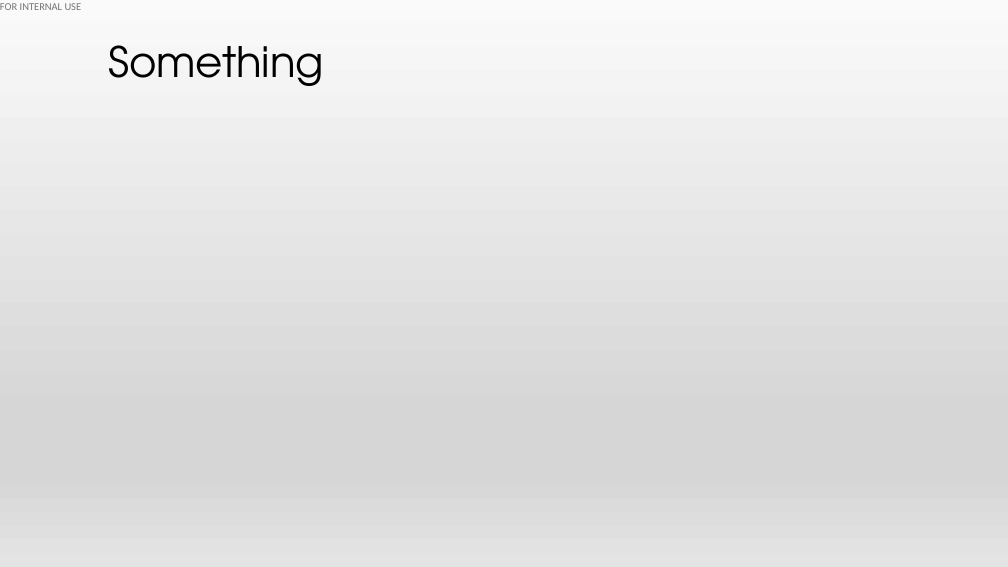
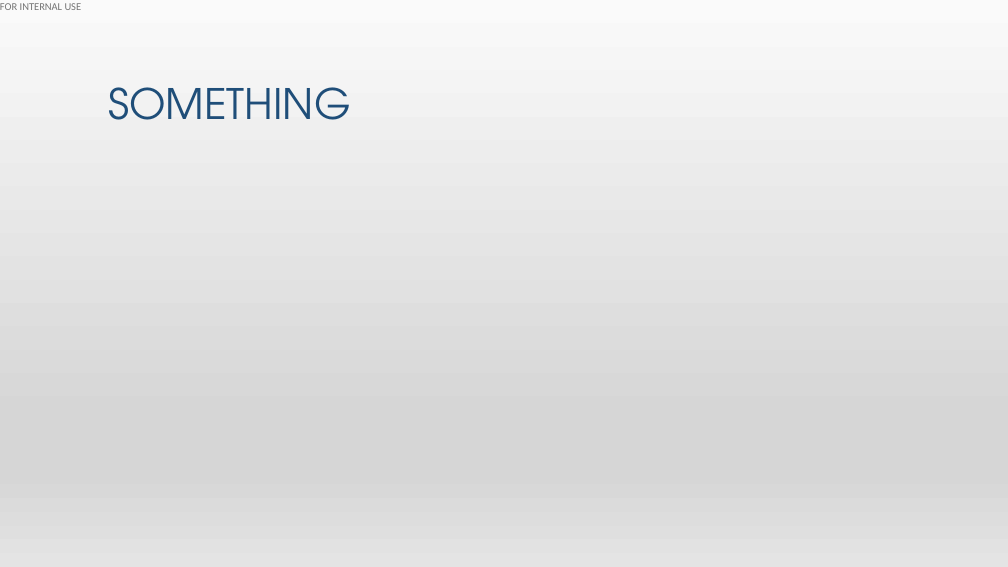
Before and after one commit to hibaa-a/MachineLearning_GlassdoorReviews, a slide deck: slide 6 of glassdoor_presentation.pptx (slide 5 before the commit). Drawn at 1008x567 pixels with LibreOffice and Linux fonts; fonts in the diff are those of the drawing. Boxes give left, top, right and bottom in pixels: in the first picture for what was removed or moved away, otherwise in the second. Text is boxed around its words. In the diff, an @@ line names an element or a change of style, - is before the commit and + after.

```diff
--- a/glassdoor_presentation.pptx
+++ b/glassdoor_presentation.pptx
@@ title at [108,87,350,120]: text changed; text colour #000000 to #1F4E79 @@
-Something
+SOMETHING
```
Also in this commit, not shown: 2 other slides changed, 1 slide added, 1 slide removed, 1 other file.
